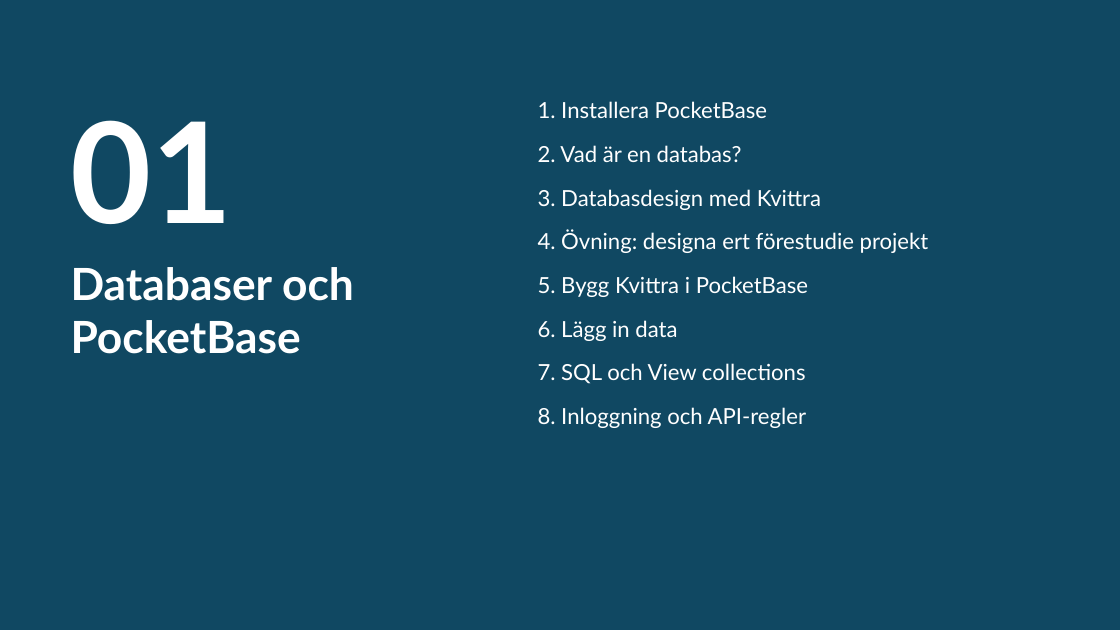
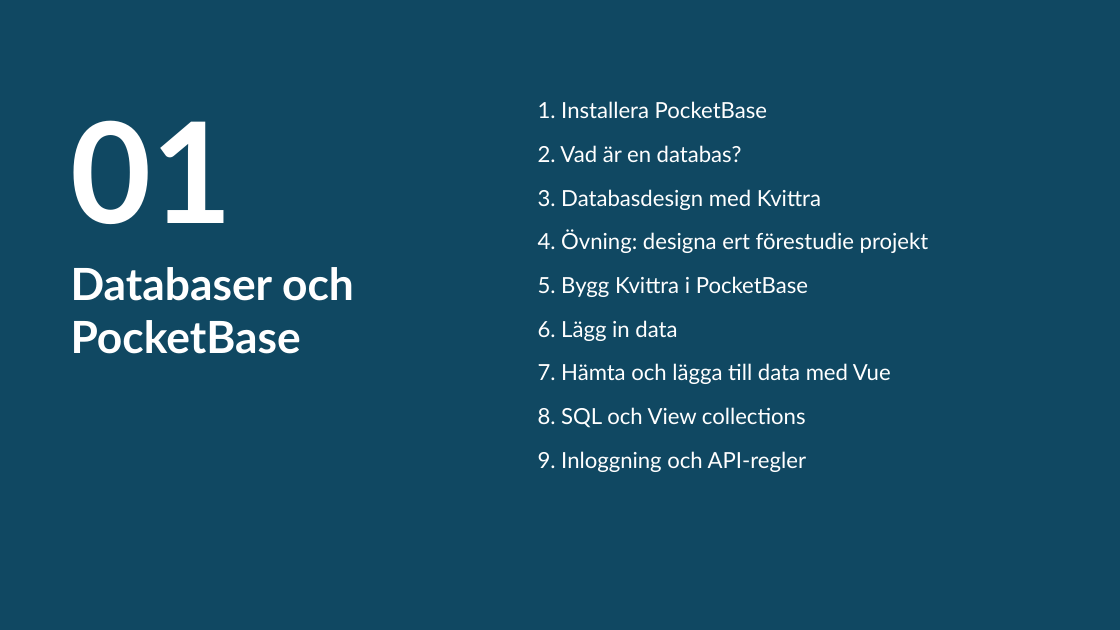
Before and after one commit to abbjetmus/pocketbase-flutter-kurs, a slide deck: slide 4 of Databaser och mobilapputveckling - sammanfattning.pptx. Drawn at 1120x630 pixels with LibreOffice and Linux fonts; fonts in the diff are those of the drawing. Boxes give left, top, right and bottom in pixels: in the first picture for what was removed or moved away, otherwise in the second. Text is boxed around its words. In the diff, an @@ line names an element or a change of style, - is before the commit and + after.

```diff
--- a/Databaser och mobilapputveckling - sammanfattning.pptx
+++ b/Databaser och mobilapputveckling - sammanfattning.pptx
@@ text at box(538, 363, 891, 384): text changed @@
-7. SQL och View collections
+7. Hämta och lägga till data med Vue
@@ text at box(538, 407, 806, 428): text changed @@
-8. Inloggning och API-regler
+8. SQL och View collections
@@ text added at box(538, 451, 806, 472), 19 pt, text #FFFFFF @@
+9. Inloggning och API-regler
```
Also in this commit, not shown: 4 other slides changed, 5 slides added.
